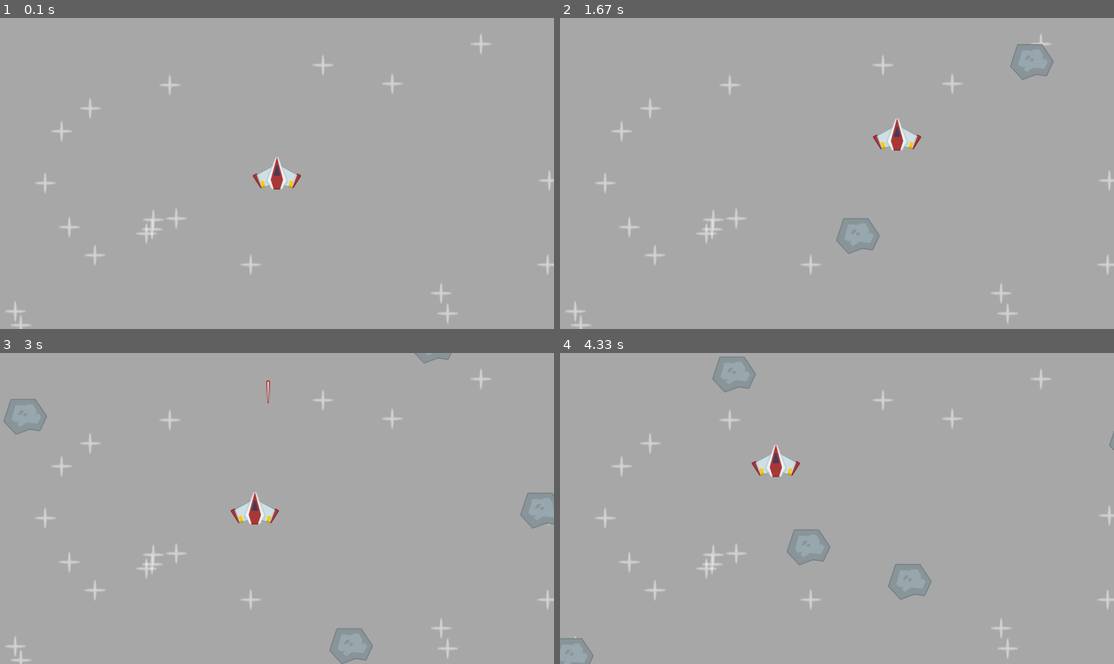
Above: before the commit, frames 1-4 (two rows, left to right).
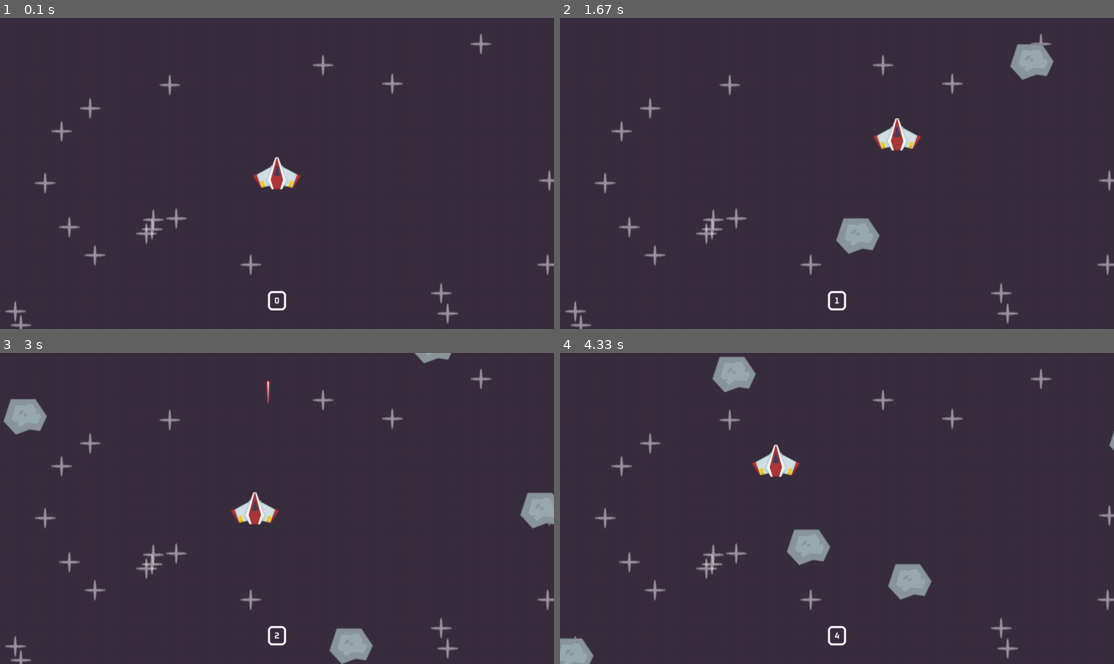
Above: after the commit, the same moments.

Repository: tkupczyk/PyGame
Game: pygame game, started from space shooter/code/main.py
The game is run twice, just before and just after one commit, with the same random seed, the same clock (stepped at 60 frames per second) and the same inputs.
Inputs:
- Up to frame 1 (0.1 s): no input
- Up to frame 2 (1.67 s): tap Space at 0.33, 0.73, 1.03, 1.23 s; hold Right 0.67-1.13 s; hold Up 1.17-1.47 s
- Up to frame 3 (3 s): hold Left 2-2.53 s; tap Space at 2.07, 2.37, 2.63, 2.97 s; hold Down 2.57-2.87 s; hold Left from 2.9 s (still down)
- Up to frame 4 (4.33 s): tap Space at 3.27, 3.4 s; release Left at 3.3 s; hold Up 3.33-3.7 s

The runs differ from the first frame. In frame 1, 100% of the frame differs, in the area x 0-100%, y 0-100%; in frame 2, 98%; in frame 3, 98%; in frame 4, 97%.

Commit message:
added a scoreboard

Diff:
--- a/space shooter/code/main.py
+++ b/space shooter/code/main.py
@@ -86,6 +86,15 @@
         collided_sprites = pygame.sprite.spritecollide(laser, meteor_sprites, True)
         if collided_sprites:
             laser.kill()
+
+def display_score():
+    current_time = pygame.time.get_ticks() // 1000
+    text_surf = font.render(str(current_time), True, (240,240,240))
+    text_rect = text_surf.get_frect(midbottom = (WINDOW_WIDTH /2, WINDOW_HEIGHT - 50))
+    screen_surface.blit(text_surf, text_rect)
+    pygame.draw.rect(screen_surface, (240, 240, 240), text_rect.inflate(30, 20).move(0, -3), 5, 10)
+
+
 # general setup
 
 pygame.init()
@@ -98,6 +107,9 @@
 laser_surface = pygame.image.load(join('space shooter', 'images', 'laser.png')).convert_alpha()
 meteor_surface = pygame.image.load(join('space shooter', 'images', 'meteor.png')).convert_alpha()
 star_surf = pygame.image.load(join('space shooter', 'images', 'star.png')).convert_alpha()
+font = pygame.font.Font(join('space shooter','images', 'Oxanium-Bold.ttf'), 20)
+
+
 
 # Sprites
 all_sprites = pygame.sprite.Group()
@@ -126,9 +138,9 @@
 
     collisions()
     #draw the game
-    screen_surface.fill("darkgrey")
-
+    screen_surface.fill('#3a2e3f')
     all_sprites.draw(screen_surface)
+    display_score()
 
     pygame.display.update()
 
